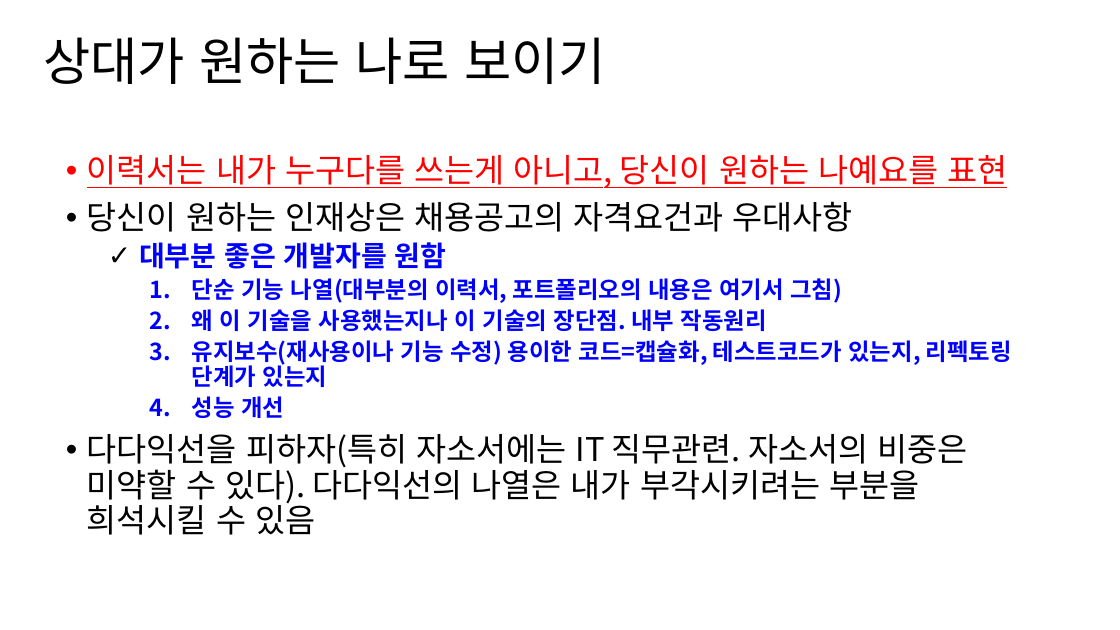
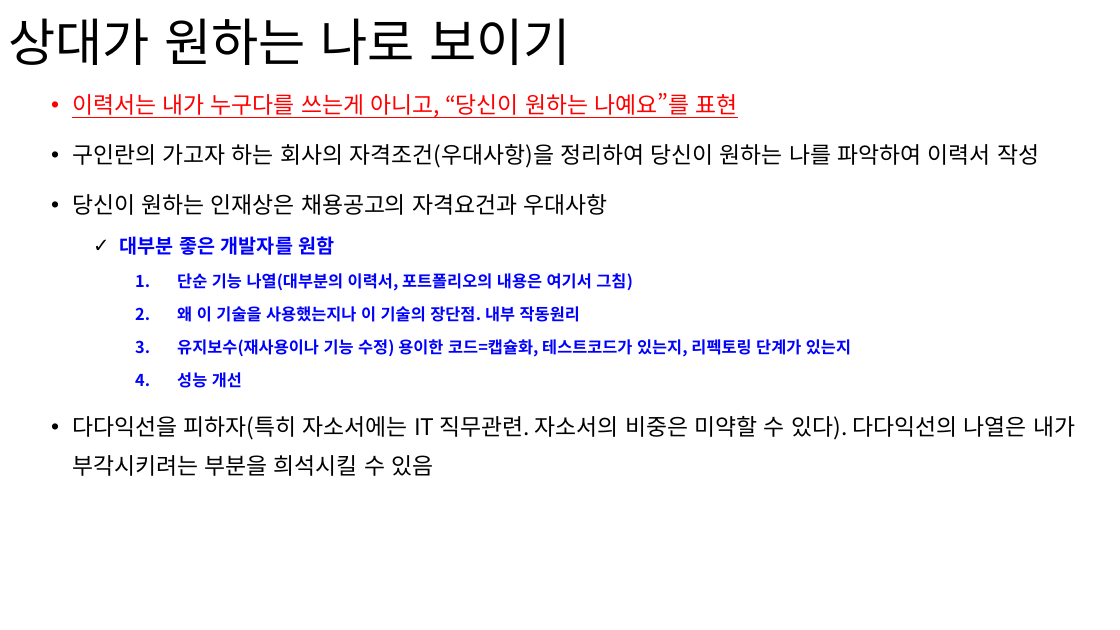
Before and after one commit to yisy0703/ai, a slide deck: slide 1 of 취업/상대가 원하는 나로 보이기.pptx. Drawn at 1120x630 pixels with LibreOffice and Linux fonts; fonts in the diff are those of the drawing. Boxes give left, top, right and bottom in pixels: in the first picture for what was removed or moved away, otherwise in the second. Text is boxed around its words. In the diff, an @@ line names an element or a change of style, - is before the commit and + after.

Commit message:
이력서및포트폴리오

```diff
--- a/취업/상대가 원하는 나로 보이기.pptx
+++ b/취업/상대가 원하는 나로 보이기.pptx
@@ title "상대가 원하는 나로 보이기": place and size @@
-title "상대가 원하는 나로 보이기" at <box>43,37,606,84</box>
+title "상대가 원하는 나로 보이기" at <box>8,18,571,65</box>
@@ text "이력서는 내가 누구다를 쓰는게 아니고, ...": place and size @@
-text "이력서는 내가 누구다를 쓰는게 아니고, ..." at <box>87,155,1012,535</box>
+text "이력서는 내가 누구다를 쓰는게 아니고, ..." at <box>72,93,1075,476</box>
@@ text at <box>72,93,1039,168</box>: text changed; size 28 to 19.6 pt; text colour #FF0000 to #000000 @@
-• 이력서는 내가 누구다를 쓰는게 아니고, 당신이 원하는 나예요를 표현
+• 이력서는 내가 누구다를 쓰는게 아니고, “당신이 원하는 나예요”를 표현
+• 구인란의 가고자 하는 회사의 자격조건(우대사항)을 정리하여 당신이 원하는 나를 파악하여 이력서 작성
@@ text at <box>72,194,1075,476</box>: size 28 to 19.6 pt in "당신이 원하는 인재상은 채용공고의 자격요건과 우대사항", "다다익선을 피하자(특히 자소서에는 IT 직무관련. 자소서의 비중은 ..."; size 24 to 16.8 pt in "대부분 좋은 개발자를 원함"; size 20 to 14 pt in "단순 기능 나열(대부분의 이력서, 포트폴리오의 내용은 여기서 ...", "왜 이 기술을 사용했는지나 이 기술의 장단점. ...", "유지보수(재사용이나 기능 수정) 용이한 코드=캡슐화, 테스트코드가 있는지, ...", "성능 개선"; line spacing 0.9 to 1.4 @@
```
Also in this commit, not shown: 1 slide added, 2 other files.
